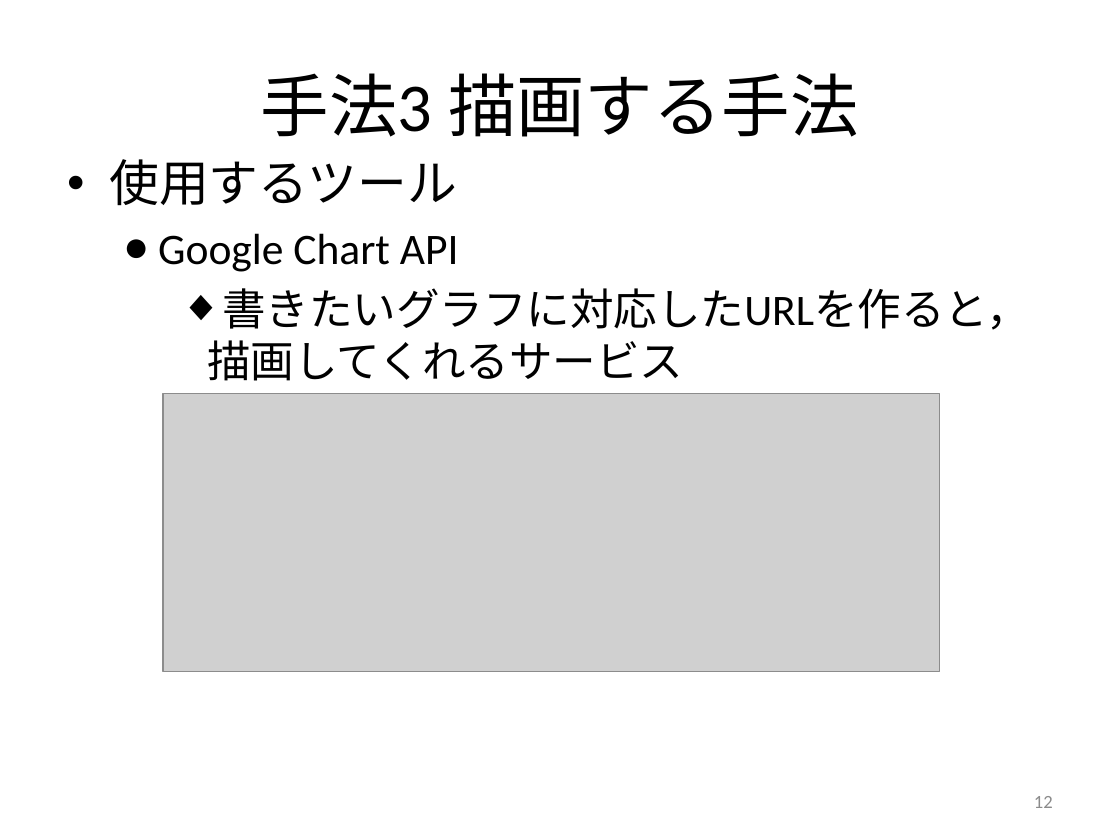
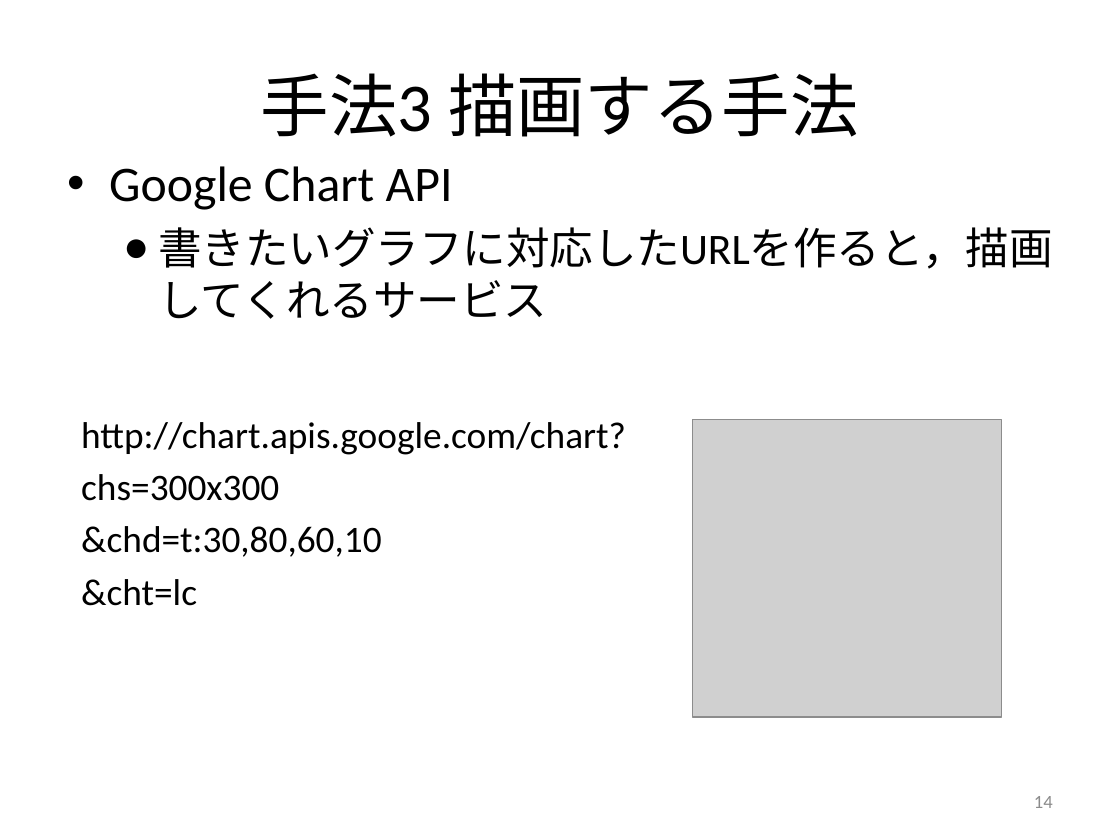
Before and after one commit to keimatsui/kadai, a slide deck: slide 14 of 卒業論文/2012/工藤亮/卒論発表（工藤）.pptx (slide 12 before the commit). Drawn at 1120x840 pixels with LibreOffice and Linux fonts; fonts in the diff are those of the drawing; grey boxes stand for pictures. Boxes give left, top, right and bottom in pixels: in the first picture for what was removed or moved away, otherwise in the second. Text is boxed around its words. In the diff, an @@ line names an element or a change of style, - is before the commit and + after.

```diff
--- a/卒業論文/2012/工藤亮/卒論発表（工藤）.pptx
+++ b/卒業論文/2012/工藤亮/卒論発表（工藤）.pptx
@@ text at [109, 159, 457, 206]: paragraph removed @@
-• 使用するツール
@@ text at [109, 166, 1052, 319]: size 28 to 32 pt in "Google Chart API"; bullet ● to •; list level 2 to 1 in "Google Chart API"; bullet ◆ to ●; list level 3 to 2 in "書きたいグラフに対応したURLを作ると，描画してくれるサービス" @@
@@ picture removed at [164, 393, 940, 671] @@
@@ picture added at [692, 419, 1001, 717] @@
@@ text at [81, 422, 626, 606]: paragraphs added @@
+http://chart.apis.google.com/chart?
+chs=300x300
+&chd=t:30,80,60,10
+&cht=lc
@@ page number at [1034, 796, 1053, 808]: text changed @@
-12
+14
```
Also in this commit, not shown: 14 other slides changed, 3 slides added, 3 slides removed.
